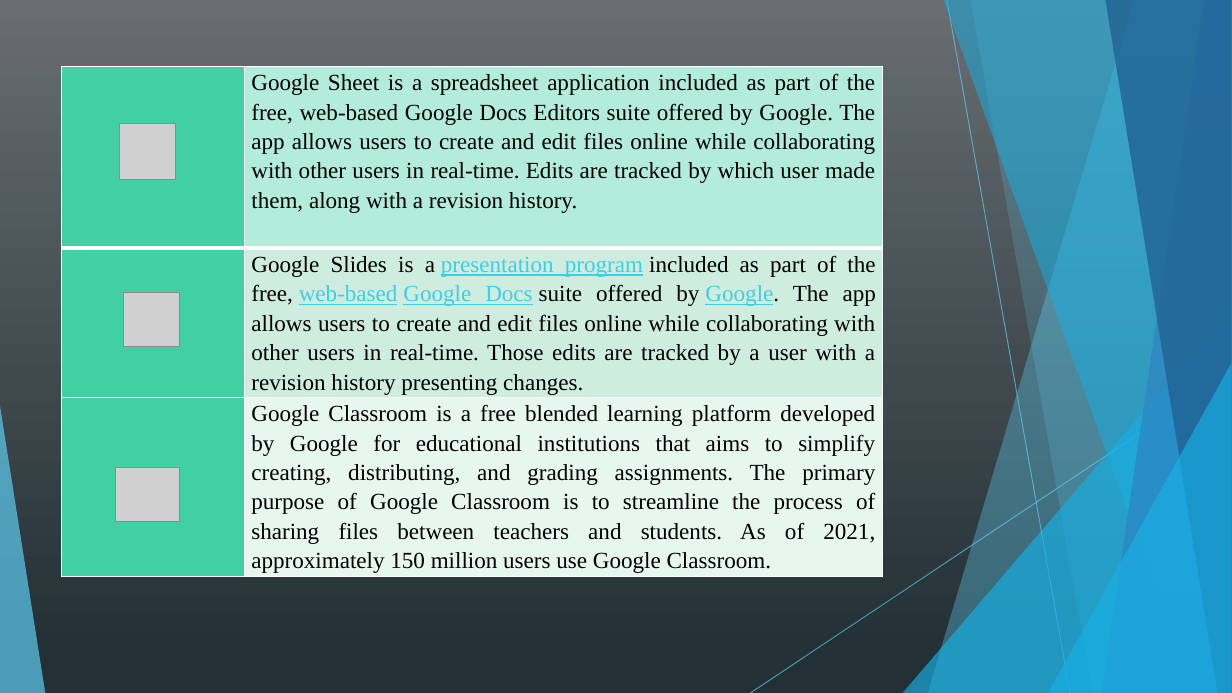
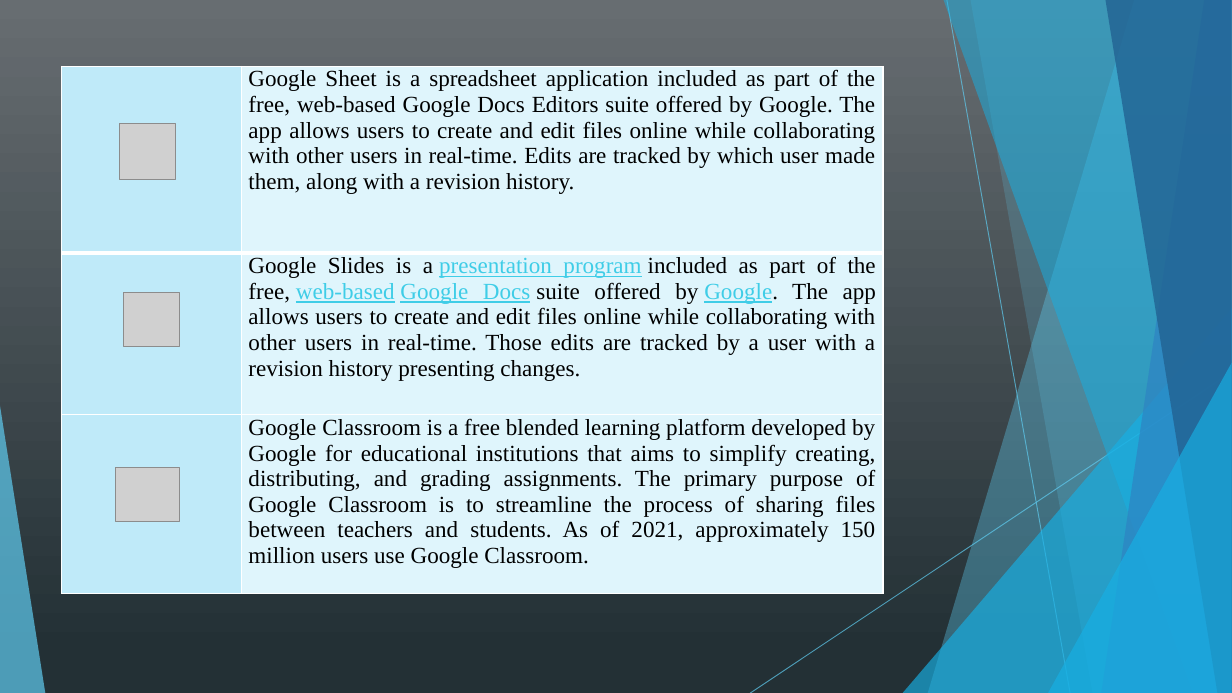
Before and after one commit to kamiri-lilia/projet-final, a slide deck: slide 11 of TIC_PP.pptx. Drawn at 1232x693 pixels with LibreOffice and Linux fonts; fonts in the diff are those of the drawing; grey boxes stand for pictures. Boxes give left, top, right and bottom in pixels: in the first picture for what was removed or moved away, otherwise in the second. Text is boxed around its words. In the diff, an @@ line names an element or a change of style, - is before the commit and + after.

```diff
--- a/TIC_PP.pptx
+++ b/TIC_PP.pptx
@@ table at (62,67,883,594) @@
@@ fill #42D0A2 to #BFEAF9 in 3 cells @@
@@ fill #B3ECDA to #DFF5FC in row 1, column 2 @@
@@ fill #CFEEE0 to #DFF5FC in row 2, column 2 @@
@@ fill #E9F7F0 to #DFF5FC in row 3, column 2 @@
@@ line spacing 1.15 to 1 @@
```
Also in this commit, not shown: 9 other slides changed, 1 slide added, 1 slide removed.
